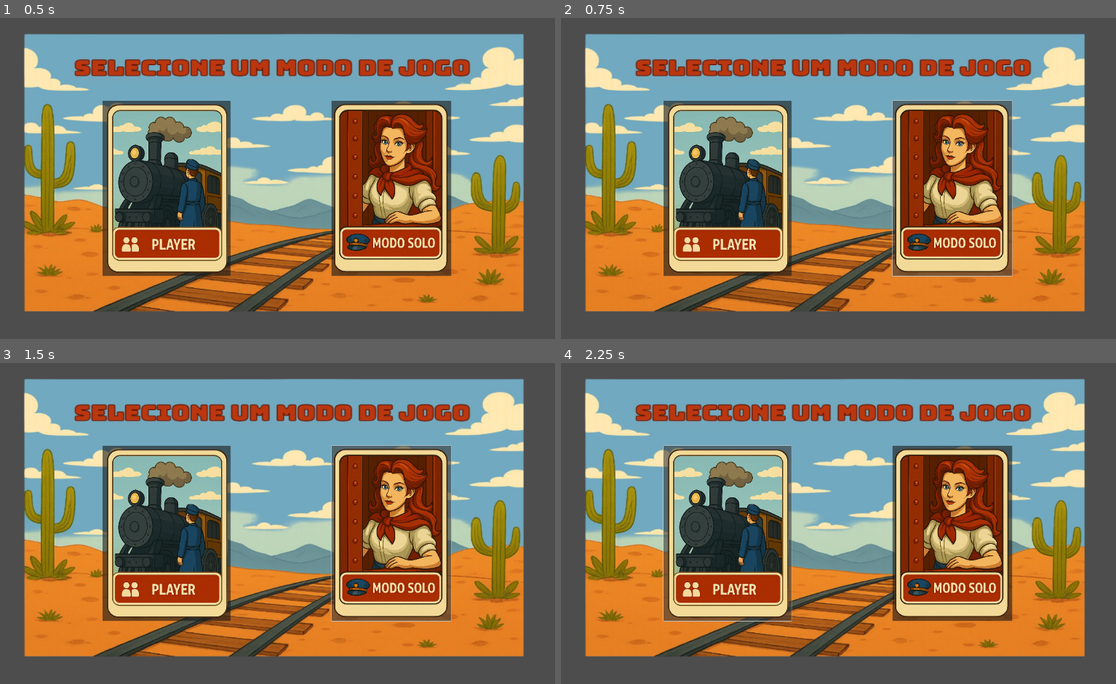
Above: before the commit, frames 1-4 (two rows, left to right).
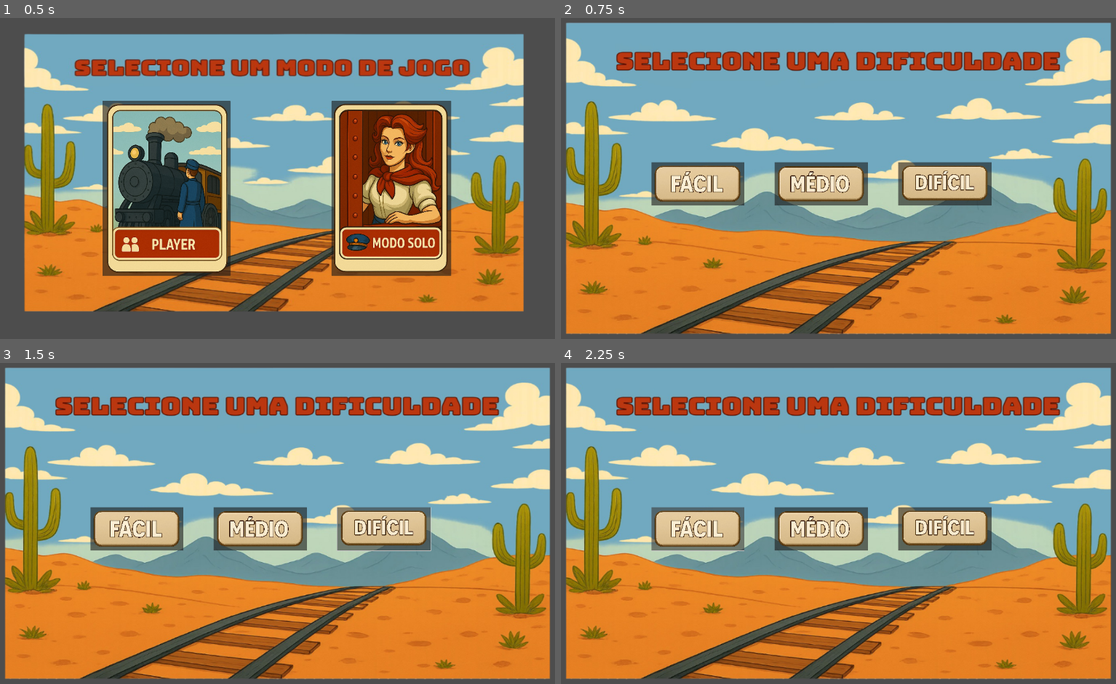
Above: after the commit, the same moments.

Repository: mauriciopollis/ticket-to-ride-es2
Game: Godot game, scene res://Scenes/menu_modo_de_jogo.tscn
Two runs of this game, one before a commit and one after it. Both use one fixed random seed, a clock stepped at 60 frames per second and the inputs below. The project has no main scene, so this scene is started directly.
Inputs (mouse positions are in pixels of both pictures, inside the frame that each line leads up to):
- Up to frame 1 (0.5 s): no input
- Up to frame 2 (0.75 s): click (955, 188) at 0.5 s
- Up to frame 3 (1.5 s): click (394, 533) at 1.27 s
- Up to frame 4 (2.25 s): click (727, 533) at 2.02 s

Frame 1 is identical in both runs. In frame 2, 63% of the frame differs, in the area x 0-100%, y 1-99%; in frame 3, 63%; in frame 4, 63%.

Commit message:
implementando botão modo solo

Diff:
--- a/Scenes/menu_modo_de_jogo.tscn
+++ b/Scenes/menu_modo_de_jogo.tscn
@@ -1,6 +1,7 @@
-[gd_scene load_steps=5 format=3 uid="uid://byga0huprqeon"]
+[gd_scene load_steps=6 format=3 uid="uid://byga0huprqeon"]
 
 [ext_resource type="Texture2D" uid="uid://dqg31go1coius" path="res://Assets/selecionar_modo_jogo.png" id="1_7t4dy"]
+[ext_resource type="Script" uid="uid://bhec5wy64a12m" path="res://Scripts/menu_modo_de_jogo.gd" id="1_gm0cl"]
 [ext_resource type="Texture2D" uid="uid://cee418gtvm1aq" path="res://Assets/modo_player.png" id="2_gm0cl"]
 [ext_resource type="Texture2D" uid="uid://c5orv1bcfwwko" path="res://Assets/modo_solo.png" id="3_xe7cc"]
 
@@ -14,6 +15,7 @@
 anchor_bottom = 1.0
 grow_horizontal = 2
 grow_vertical = 2
+script = ExtResource("1_gm0cl")
 
 [node name="Panel" type="Panel" parent="."]
 layout_mode = 1
@@ -40,3 +42,5 @@
 [node name="ModoSolo" type="Button" parent="Panel/HBoxContainer"]
 layout_mode = 2
 icon = ExtResource("3_xe7cc")
+
+[connection signal="pressed" from="Panel/HBoxContainer/ModoSolo" to="." method="_on_modo_solo_pressed"]
--- /dev/null
+++ b/Scripts/menu_modo_de_jogo.gd
@@ -0,0 +1,5 @@
+extends Control
+
+
+func _on_modo_solo_pressed() -> void:
+	get_tree().change_scene_to_file("res://Scenes/menu_dificuldade.tscn") # Replace with function body.
Not shown, added: Scripts/menu_modo_de_jogo.gd.uid
